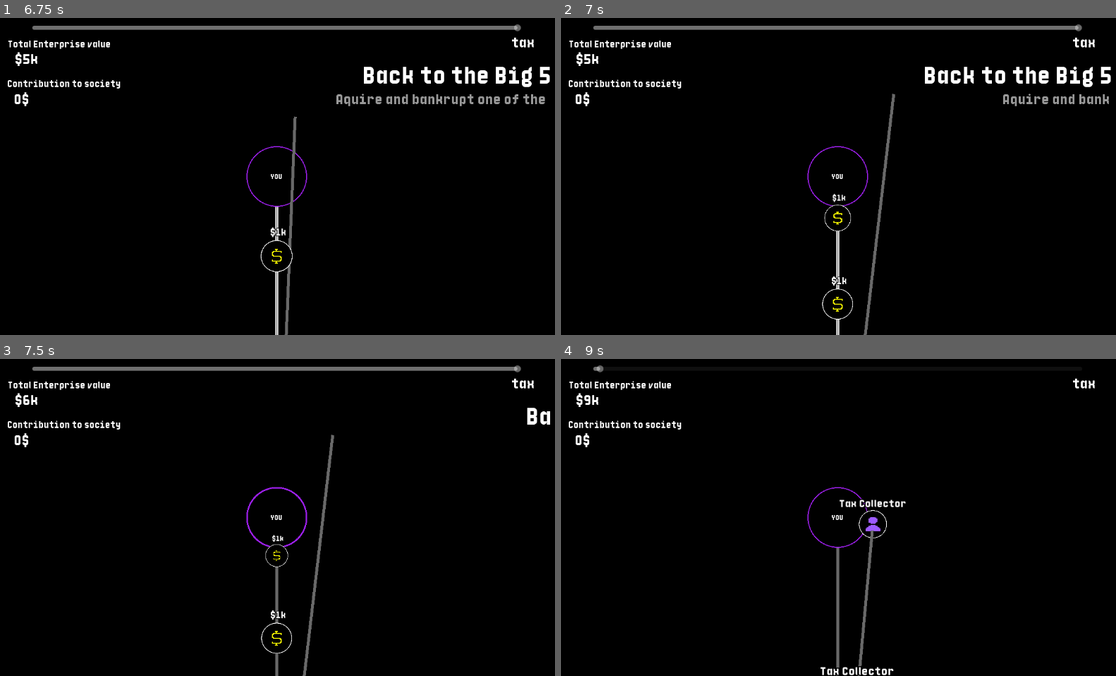
Above: before the commit, frames 1-4 (two rows, left to right).
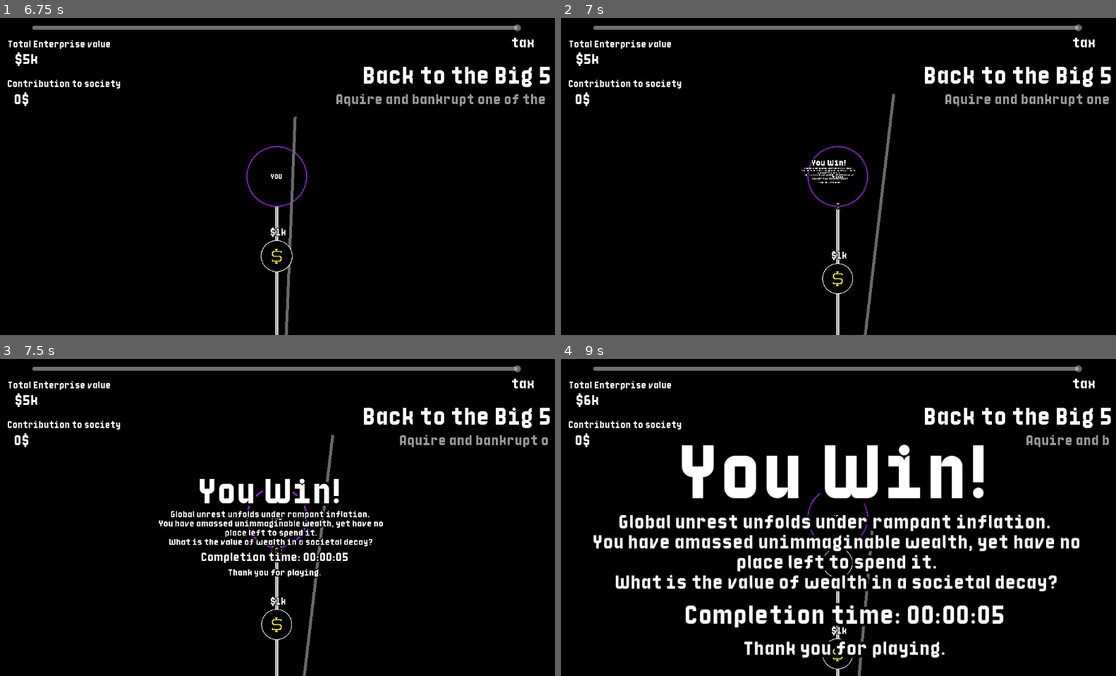
Above: after the commit, the same moments.

Repository: pirey0/LD58
Game: Godot game, scene res://main.tscn
Two runs of this game, one before a commit and one after it. Both use one fixed random seed, a clock stepped at 60 frames per second and the inputs below.
Inputs (mouse positions are in pixels of both pictures, inside the frame that each line leads up to):
- Up to frame 1 (6.75 s): click "Begin" at 0.5 s; click "Begin" at 1.25 s; click "Begin" at 2 s; tap Enter at 2.75 s; move the mouse to (399, 160) at 2.77 s; tap 1 at 2.85 s; click (399, 160) at 2.92 s; tap Space at 3.02, 6.02 s; drag from (166, 192) to (249, 239) at 3.52 s; move the mouse to (333, 106) at 4.27 s; tap 3 at 4.35 s; click (333, 106) at 4.42 s; drag from (249, 239) to (105, 128) at 5.02 s; move the mouse to (444, 224) at 5.77 s; tap Q at 5.85 s; click (444, 224) at 5.92 s; drag from (105, 128) to (194, 97) at 6.52 s
- Up to frame 2 (7 s): no input
- Up to frame 3 (7.5 s): move the mouse to (305, 517) at 7.27 s; tap 1 at 7.35 s; click (305, 517) at 7.42 s
- Up to frame 4 (9 s): drag from (755, 438) to (727, 533) at 8.02 s; move the mouse to (960, 501) at 8.77 s; tap 3 at 8.85 s; click (960, 501) at 8.92 s

Frame 1 is identical in both runs. In frame 2, 1.1% of the frame differs, in the area x 43-99%, y 23-96%; in frame 3, 5.1%; in frame 4, 16%, in the area x 4-100%, y 2-100%.

Commit message:
added a winscreen

Diff:
--- a/main.tscn
+++ b/main.tscn
@@ -31,6 +31,11 @@
 font_size = 24
 font_color = Color(0.601223, 0.601223, 0.60122293, 1)
 
+[sub_resource type="LabelSettings" id="LabelSettings_efxa6"]
+font_size = 40
+outline_size = 20
+outline_color = Color(0, 0, 0, 1)
+
 [node name="main" type="Node"]
 script = ExtResource("1_ig7tw")
 
@@ -65,7 +70,7 @@
 [node name="UI" type="CanvasLayer" parent="."]
 layer = 2
 
-[node name="Meta" type="Node" parent="UI" node_paths=PackedStringArray("progress_slider", "tev", "gameover_obj", "gameover_reason", "retry_button", "main_menu_parent", "begin_game_btn", "objective_label", "objective_descr", "cycle_parent", "evaluation_parent")]
+[node name="Meta" type="Node" parent="UI" node_paths=PackedStringArray("progress_slider", "tev", "gameover_obj", "gameover_reason", "retry_button", "main_menu_parent", "begin_game_btn", "objective_label", "objective_descr", "cycle_parent", "evaluation_parent", "win_parent", "win_timer")]
 script = ExtResource("5_lquwl")
 progress_slider = NodePath("../CycleParent/HSlider")
 tev = NodePath("../EvaluationParent/tev")
@@ -78,6 +83,8 @@
 objective_descr = NodePath("../Control/ObjectiveDescr")
 cycle_parent = NodePath("../CycleParent")
 evaluation_parent = NodePath("../EvaluationParent")
+win_parent = NodePath("../WinParent")
+win_timer = NodePath("../WinParent/Timer")
 
 [node name="CycleParent" type="Control" parent="UI"]
 layout_mode = 3
@@ -166,6 +173,7 @@
 grow_horizontal = 2
 grow_vertical = 2
 mouse_filter = 2
+metadata/_edit_use_anchors_ = true
 
 [node name="GameOver" type="Label" parent="UI/GameoverParent"]
 layout_mode = 1
@@ -284,6 +292,94 @@
 horizontal_alignment = 2
 autowrap_mode = 2
 
+[node name="WinParent" type="Control" parent="UI"]
+process_mode = 3
+layout_mode = 3
+anchors_preset = 8
+anchor_left = 0.5
+anchor_top = 0.5
+anchor_right = 0.5
+anchor_bottom = 0.5
+offset_left = -20.0
+offset_top = -20.0
+offset_right = 20.0
+offset_bottom = 20.0
+grow_horizontal = 2
+grow_vertical = 2
+mouse_filter = 2
+
+[node name="Win" type="Label" parent="UI/WinParent"]
+layout_mode = 1
+anchors_preset = 8
+anchor_left = 0.5
+anchor_top = 0.5
+anchor_right = 0.5
+anchor_bottom = 0.5
+offset_left = -341.0
+offset_top = -158.0
+offset_right = 339.0
+offset_bottom = -18.0
+grow_horizontal = 2
+grow_vertical = 2
+text = "You Win!"
+label_settings = SubResource("LabelSettings_7mycd")
+horizontal_alignment = 1
+
+[node name="WinDescr" type="Label" parent="UI/WinParent"]
+layout_mode = 1
+anchors_preset = 8
+anchor_left = 0.5
+anchor_top = 0.5
+anchor_right = 0.5
+anchor_bottom = 0.5
+offset_left = -563.0
+offset_top = -11.0
+offset_right = 561.0
+offset_bottom = 138.0
+grow_horizontal = 2
+grow_vertical = 2
+text = "Global unrest unfolds under rampant inflation.
+You have amassed unimmaginable wealth, yet have no
+place left to spend it.
+What is the value of wealth in a societal decay?"
+label_settings = SubResource("LabelSettings_272bh")
+horizontal_alignment = 1
+
+[node name="WinText" type="Label" parent="UI/WinParent"]
+layout_mode = 1
+anchors_preset = 8
+anchor_left = 0.5
+anchor_top = 0.5
+anchor_right = 0.5
+anchor_bottom = 0.5
+offset_left = -548.0
+offset_top = 190.0
+offset_right = 576.0
+offset_bottom = 301.0
+grow_horizontal = 2
+grow_vertical = 2
+text = "
+Thank you for playing."
+label_settings = SubResource("LabelSettings_272bh")
+horizontal_alignment = 1
+
+[node name="Timer" type="Label" parent="UI/WinParent"]
+layout_mode = 1
+anchors_preset = 8
+anchor_left = 0.5
+anchor_top = 0.5
+anchor_right = 0.5
+anchor_bottom = 0.5
+offset_left = -547.0
+offset_top = 159.0
+offset_right = 577.0
+offset_bottom = 270.0
+grow_horizontal = 2
+grow_vertical = 2
+text = "Completion time: %s"
+label_settings = SubResource("LabelSettings_efxa6")
+horizontal_alignment = 1
+
 [node name="Progression" type="Node" parent="."]
 unique_name_in_owner = true
 script = ExtResource("6_272bh")
--- a/meta.gd
+++ b/meta.gd
@@ -16,6 +16,9 @@
 @export var cycle_parent : Control
 @export var evaluation_parent : Control
 
+@export var win_parent : Control
+@export var win_timer : Label
+
 signal new_game_clicked
 
 var time := 0.0
@@ -24,9 +27,11 @@
 
 var in_year_end := false
 
+
 func _ready() -> void:
 	G.meta = self
 	gameover_obj.hide()
+	win_parent.hide()
 	await get_tree().physics_frame
 	#var root = get_tree().get_first_node_in_group("main_company")
 	#root.on_vanish.connect(gameover.bind("%s went insolvent.\n\
@@ -38,6 +43,7 @@
 func on_new_game():
 	new_game_clicked.emit()
 	close_main_menu()
+
 
 func close_main_menu():
 	main_menu_parent.show()
@@ -125,6 +131,27 @@
 
 	retry_button.pressed.connect(on_retry)
 
+func win():
+	set_new_goal("","")
+	win_parent.scale = Vector2.ZERO
+	win_parent.show()
+
+	var dur = Time.get_unix_time_from_system() - G.progression.start_time
+	win_timer.text = win_timer.text% format_time_delta(dur)
+
+	var tw := create_tween()
+	tw.tween_interval(2.0)
+	tw.tween_callback(func(): Engine.time_scale =0.1)
+	tw.tween_property(win_parent,"scale", Vector2.ONE , 0.5).from(0.0 * Vector2.ONE)\
+		.set_trans(Tween.TransitionType.TRANS_BACK).set_ease(Tween.EASE_OUT)
+
+func format_time_delta(seconds: int) -> String:
+	seconds = abs(seconds)
+	var hours = int(seconds / 3600)
+	var minutes = int((seconds % 3600) / 60)
+	var secs = int(seconds % 60)
+	return "%02d:%02d:%02d" % [hours, minutes, secs]
+
 func on_retry():
 	get_tree().quit(0)
 
--- a/progression.gd
+++ b/progression.gd
@@ -29,6 +29,8 @@
 var current_idx := -1
 var rnd := RandomNumberGenerator.new()
 var companies_to_spawn :Array
+
+var start_time
 
 func _ready() -> void:
 	G.progression = self
@@ -77,7 +79,7 @@
 	current_idx += 1
 	if current_idx >= steps.size():
 		prints("PROGRESSION: Finished")
-		G.meta.set_new_goal("","")
+		G.meta.win()
 		return
 
 	var current : ProgressionStep = steps[current_idx]
--- a/progression/progression_step_1.gd
+++ b/progression/progression_step_1.gd
@@ -9,6 +9,8 @@
 
 func begin_step():
 	super()
+
+	G.progression.start_time = Time.get_unix_time_from_system()
 	spawn_you()
 
 func spawn_you():
@@ -22,6 +24,7 @@
 
 func skip_step():
 	super()
+	G.progression.start_time = Time.get_unix_time_from_system()
 	var you = spawn_you()
 	you.create_first_company()
 	G.progression.evaluation_visible = true
Not shown: 1 places in main.tscn that only renumber resources
